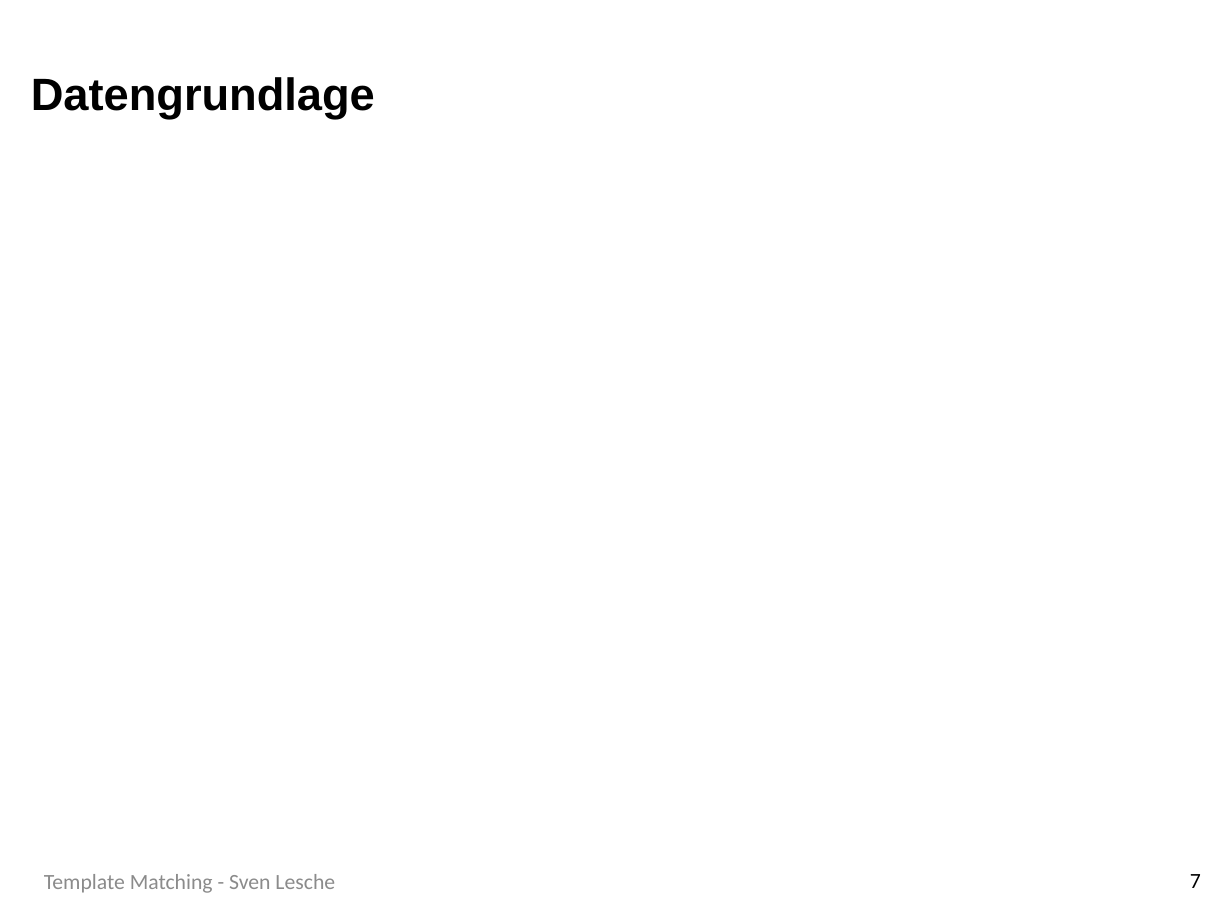
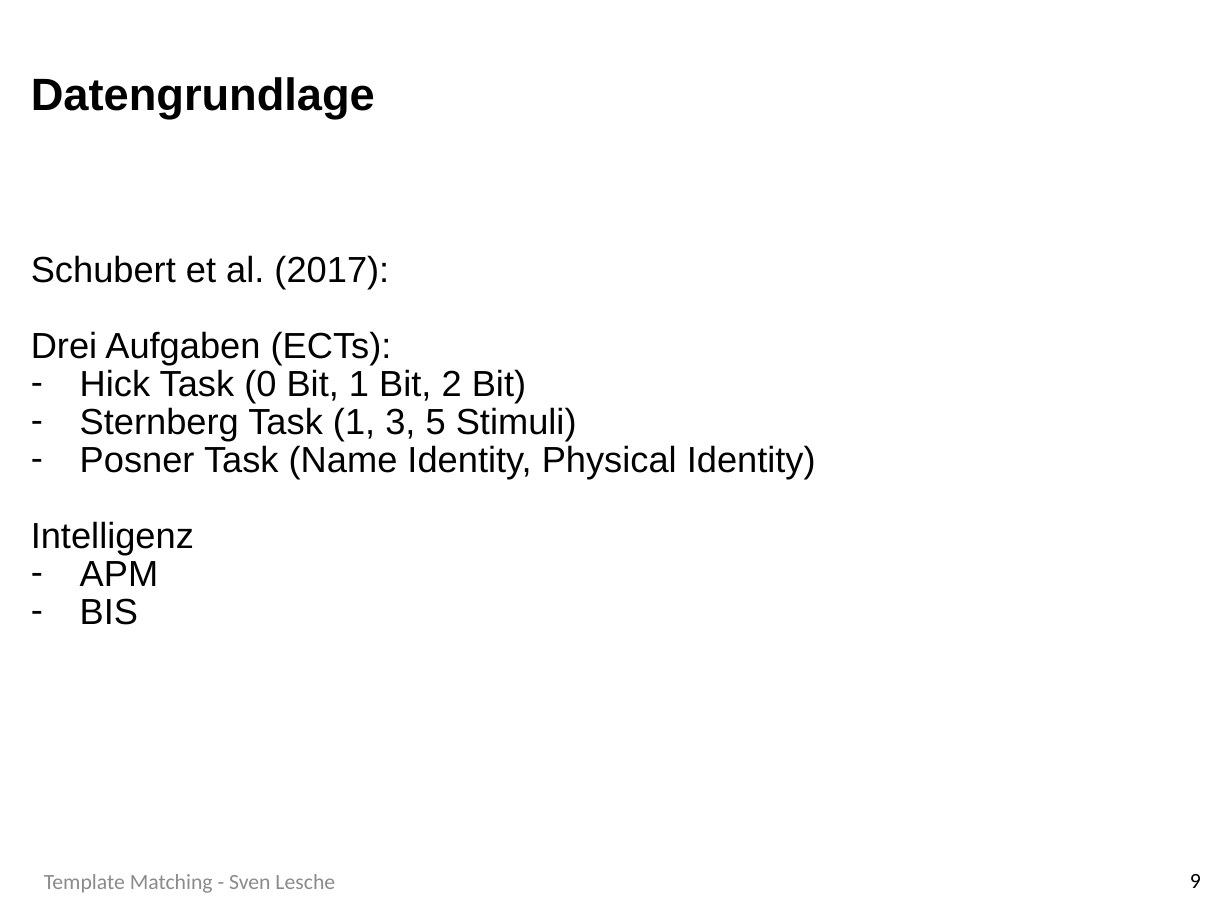
Before and after one commit to SLesche/levy-intelligence, a slide deck: slide 9 of presentations/levy_presentation.pptx (slide 7 before the commit). Drawn at 1232x924 pixels with LibreOffice and Linux fonts; fonts in the diff are those of the drawing; background and template pictures are left out. Boxes give left, top, right and bottom in pixels: in the first picture for what was removed or moved away, otherwise in the second. Text is boxed around its words. In the diff, an @@ line names an element or a change of style, - is before the commit and + after.

```diff
--- a/presentations/levy_presentation.pptx
+++ b/presentations/levy_presentation.pptx
@@ text added at <box>31,255,816,625</box>, 20 pt, text #000000 @@
+Schubert et al. (2017):
+Drei Aufgaben (ECTs):
+– Hick Task (0 Bit, 1 Bit, 2 Bit)
+– Sternberg Task (1, 3, 5 Stimuli)
+– Posner Task (Name Identity, Physical Identity)
+Intelligenz
+– APM
+– BIS
@@ page number at <box>1190,874,1201,888</box>: text changed @@
-7
+9
```
Also in this commit, not shown: 8 other slides changed, 2 slides added.
